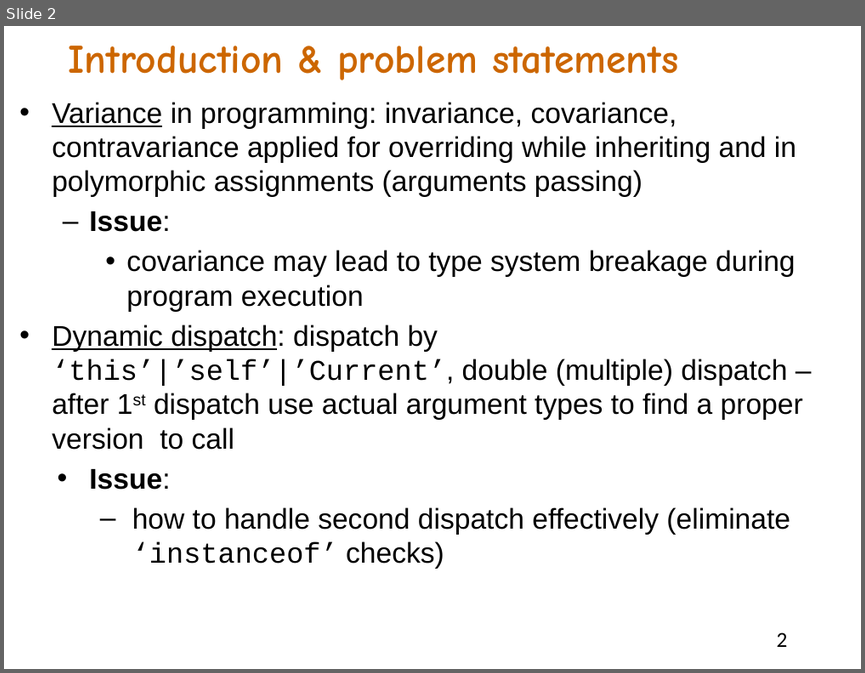
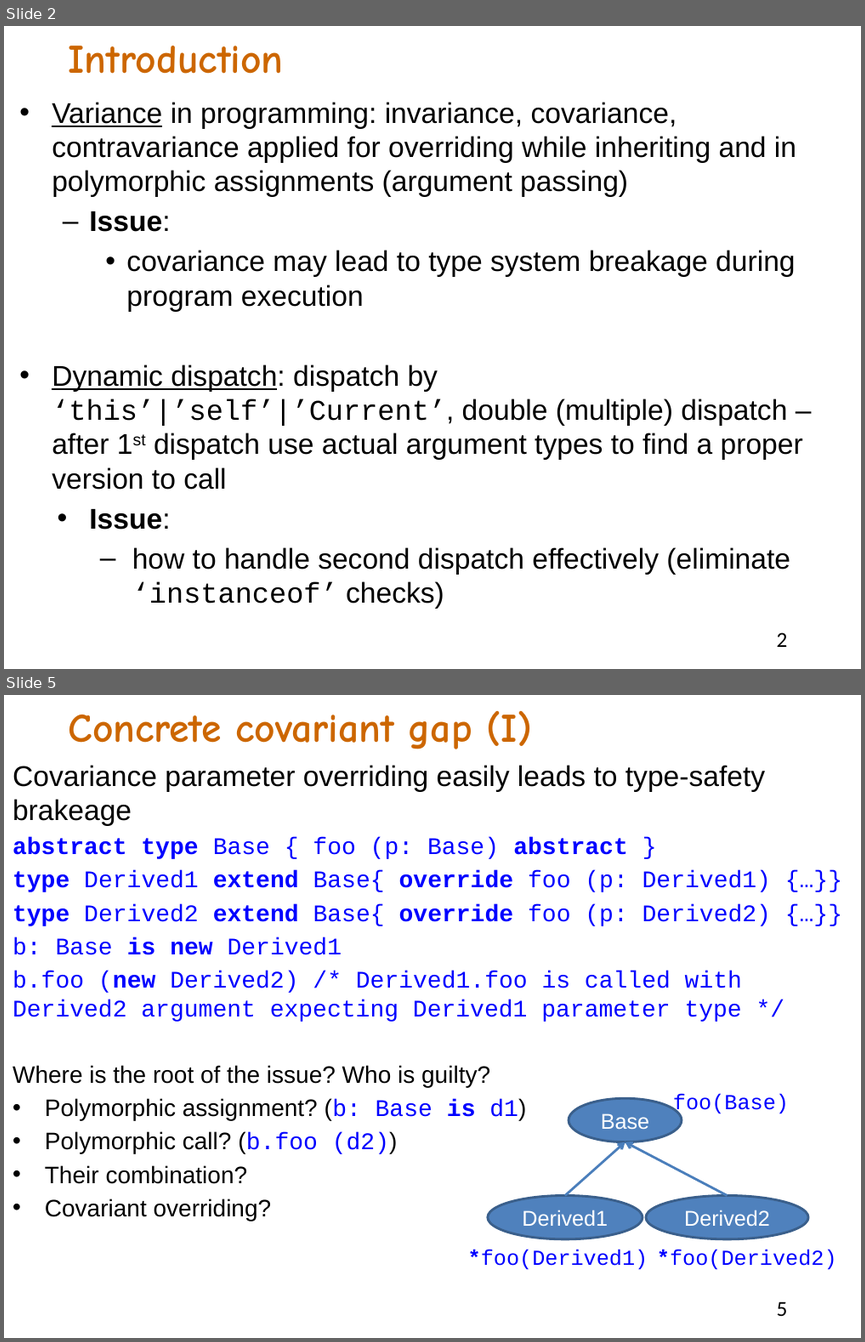
Before and after one commit to akanatov/SLang-, a slide deck: Docs/Multiple overriding or OOP approach to double dispatch.pptx. Shown one above the other, each under a label of ours: slide 2 before the commit, slides 2 and 5 after it; the slides between them are not shown. The pictures are 865x673 and 865x1342 pixels, drawn with LibreOffice and Linux fonts; fonts in the diff are those of the drawing. Boxes give left, top, right and bottom in pixels: in the first picture for what was removed or moved away, otherwise in the second. Text is boxed around its words. In the diff, an @@ line names an element or a change of style, - is before the commit and + after.

Commit message:
Slides about type-safe covariance

```diff
--- a/Docs/Multiple overriding or OOP approach to double dispatch.pptx
+++ b/Docs/Multiple overriding or OOP approach to double dispatch.pptx
@@ slide 5 added at (4, 695, 861, 1338), background #FFFFFF @@
@@ text added at (69, 710, 532, 749), 34 pt, text #CC6600, bold @@
+Concrete covariant gap (I)
@@ text added at (12, 765, 771, 1220), 20 pt, text #0000FF @@
+Covariance parameter overriding easily leads to type-safety brakeage
+abstract type Base { foo (p: Base) abstract }
+type Derived1 extend Base{ override foo (p: Derived1) {…}}
+type Derived2 extend Base{ override foo (p: Derived2) {…}}
+b: Base is new Derived1
+b.foo (new Derived2) /* Derived1.foo is called with Derived2 argument expecting Derived1 parameter type */
+Where is the root of the issue? Who is guilty?
+• Polymorphic assignment? (b: Base is d1)
+• Polymorphic call? (b.foo (d2))
+• Their combination?
+• Covariant overriding?
@@ group added at (468, 1094, 837, 1270): 3 ellipses, 3 texts, 2 arrows @@
+Base
+Derived2
+Derived1
+foo(Base)
+*foo(Derived1)
+*foo(Derived2)
@@ page number added at (777, 1301, 788, 1315), 18 pt, text #000000 @@
+5
@@ slide 2 changed as well @@
@@ text at (69, 46, 284, 74): text changed @@
-Introduction & problem statements
+Introduction
@@ text at (52, 102, 796, 197): text changed @@
-• Variance in programming: invariance, covariance, contravariance applied for overriding while inheriting and in polymorphic assignments (arguments passing)
+• Variance in programming: invariance, covariance, contravariance applied for overriding while inheriting and in polymorphic assignments (argument passing)
```
Also in this commit, not shown: 4 other slides changed, 13 other slides added, 3 slides removed.
